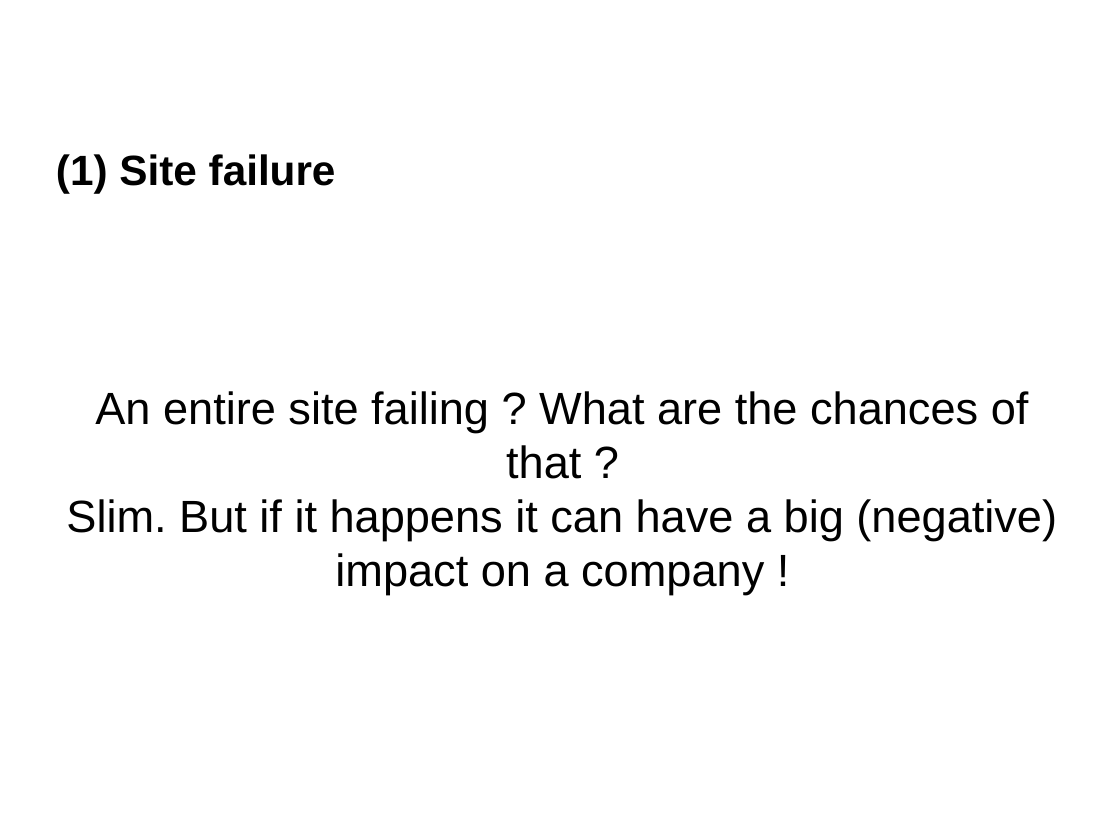
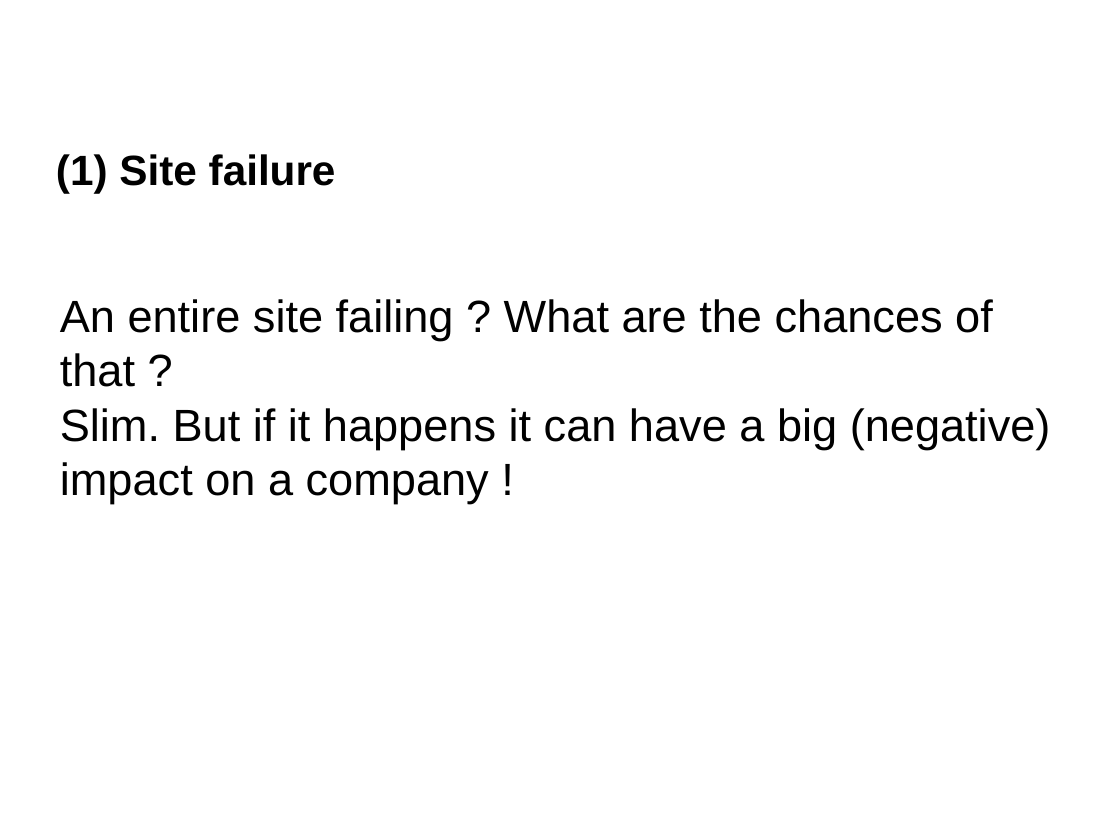
Before and after one commit to belaban/jdg-client, a slide deck: slide 7 of docs/xsite.odp. Drawn at 1120x840 pixels with LibreOffice and Linux fonts; fonts in the diff are those of the drawing; background and template pictures are left out. Boxes give left, top, right and bottom in pixels: in the first picture for what was removed or moved away, otherwise in the second. Text is boxed around its words. In the diff, an @@ line names an element or a change of style, - is before the commit and + after.

```diff
--- a/docs/xsite.odp
+++ b/docs/xsite.odp
@@ subtitle "An entire site failing ? ...": place and size @@
-subtitle "An entire site failing ? ..." at [66, 391, 1057, 595]
+subtitle "An entire site failing ? ..." at [60, 299, 1051, 504]
@@ subtitle "An entire site failing ? ..." at [60, 299, 1051, 504]: alignment centre to left @@
```
Also in this commit, not shown: 3 other slides changed, 1 slide added, 1 slide removed.
